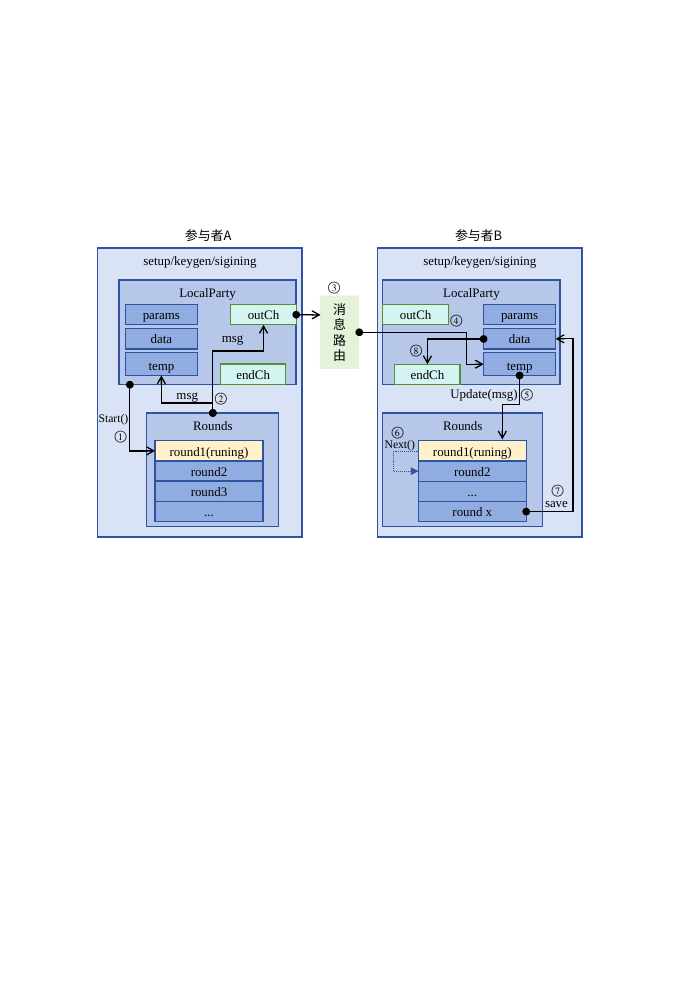
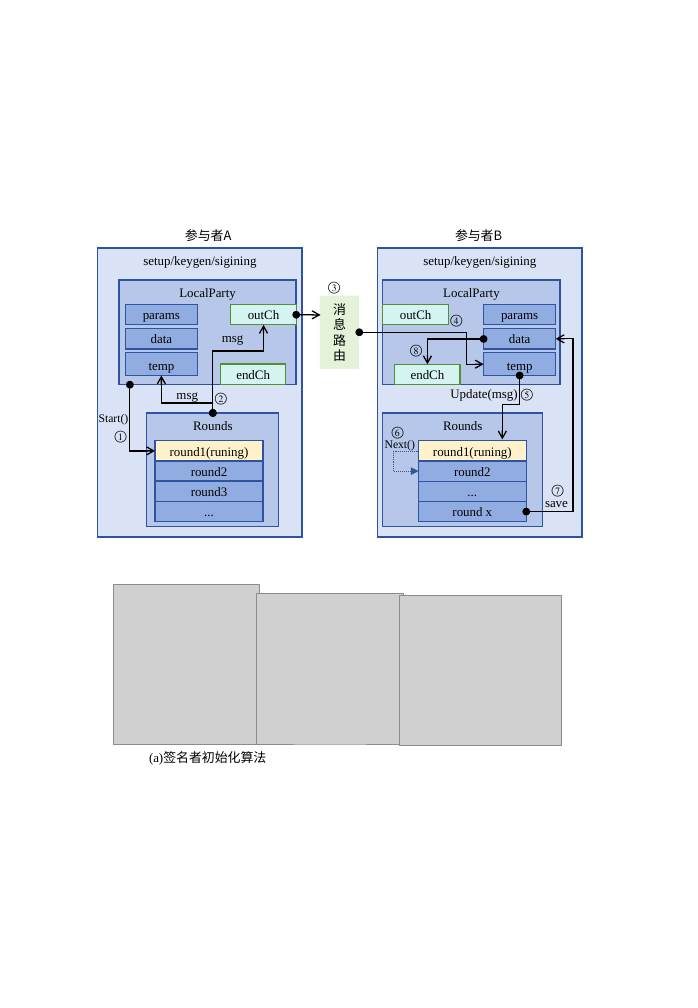
Before and after one commit to Suguanning/blind-tss-lib, a slide deck: slide 2 of paper/图表(2).pptx. Drawn at 698x1008 pixels with LibreOffice and Linux fonts; fonts in the diff are those of the drawing; grey boxes stand for pictures. Boxes give left, top, right and bottom in pixels: in the first picture for what was removed or moved away, otherwise in the second. Text is boxed around its words. In the diff, an @@ line names an element or a change of style, - is before the commit and + after.

```diff
--- a/paper/图表(2).pptx
+++ b/paper/图表(2).pptx
@@ picture added at (x1=114, y1=585, x2=260, y2=745) @@
@@ picture added at (x1=257, y1=594, x2=404, y2=744) @@
@@ picture added at (x1=399, y1=596, x2=562, y2=745) @@
@@ text added at (x1=149, y1=752, x2=266, y2=765), 10 pt, text #000000 @@
+(a)签名者初始化算法
```
Also in this commit, not shown: 12 other files.
